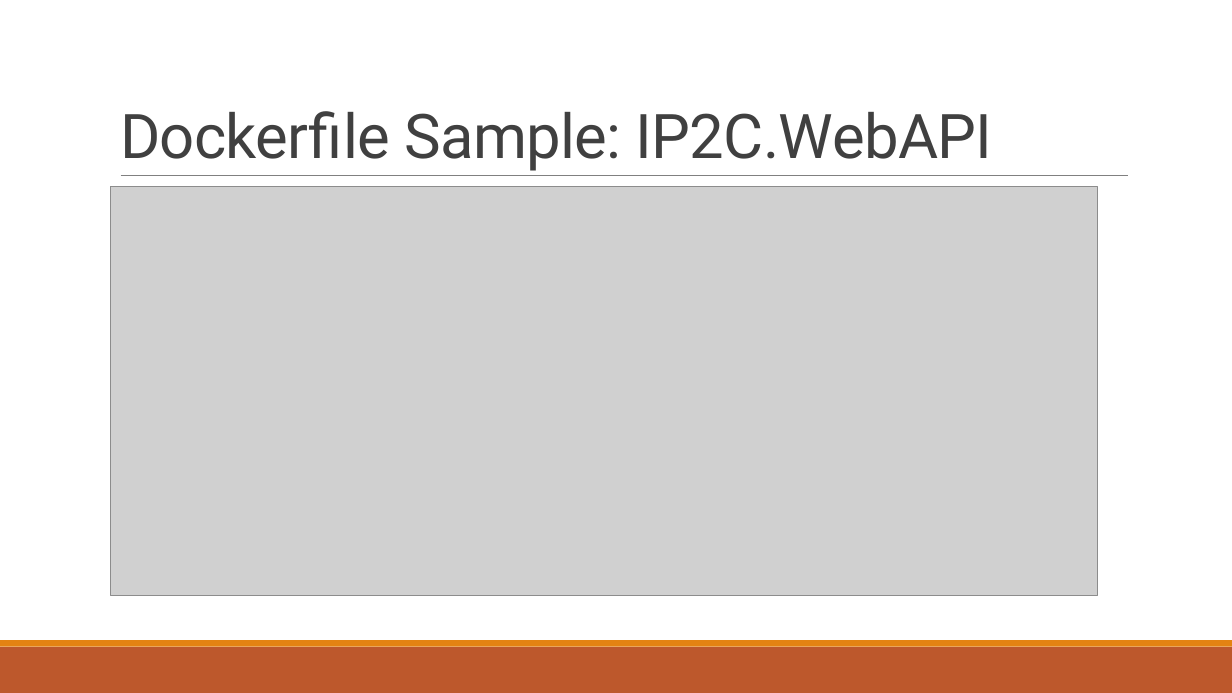
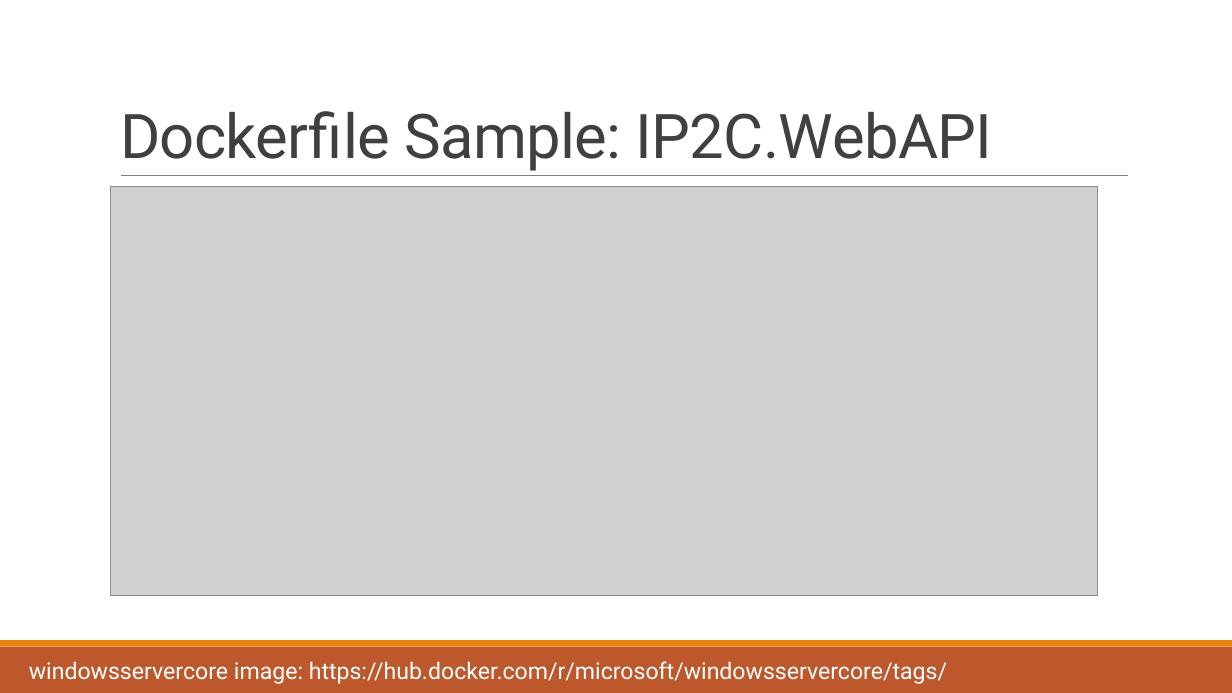
Before and after one commit to andrew0928/Meetup, a slide deck: slide 9 of 20170817.AzureCafe.Containers/slides.pptx. Drawn at 1232x693 pixels with LibreOffice and Linux fonts; fonts in the diff are those of the drawing; grey boxes stand for pictures. Boxes give left, top, right and bottom in pixels: in the first picture for what was removed or moved away, otherwise in the second. Text is boxed around its words. In the diff, an @@ line names an element or a change of style, - is before the commit and + after.

```diff
--- a/20170817.AzureCafe.Containers/slides.pptx
+++ b/20170817.AzureCafe.Containers/slides.pptx
@@ text added at (29,661,947,684), 18 pt, text #FFFFFF @@
+windowsservercore image: https://hub.docker.com/r/microsoft/windowsservercore/tags/
```
Also in this commit, not shown: 3 other slides changed, 2 slides added.
